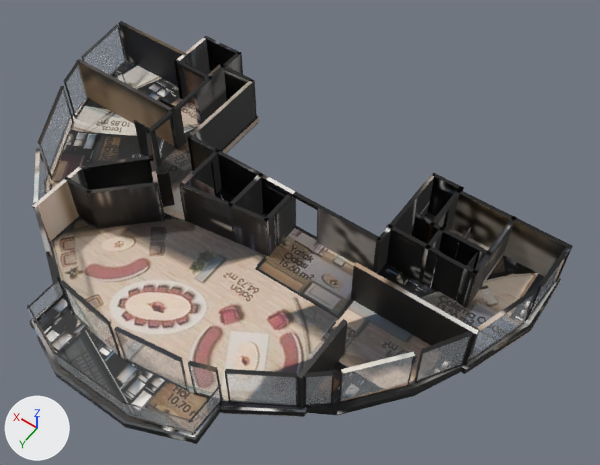
A saved change to the glTF model _bake/glb/gol-15/model.glb.
Before and after are seen from a 50 mm lens placed at (-14.3, 15.1, 27.5), pointed at (-2.3, -1.7, 1.1). Lighting does not change. The marker at lower left points along +X, +Y and +Z. The older version comes first. Where no turn or scale is listed for an object, it has been applied to the vertices. Vertices at exactly the same position are counted once.
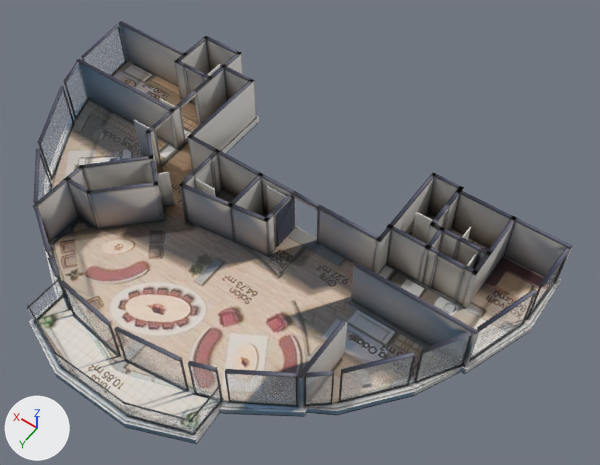
Diff of the bpy script that builds the scene:
```diff
--- a/_bake/glb/gol-15/model.glb.py
+++ b/_bake/glb/gol-15/model.glb.py
@@ mat_baked @@
 n3 = _N.new('ShaderNodeMapping'); n3.name = 'Mapping'
-n3.inputs[1].default_value = (0.0016, -14.95, 0.0)  # 'Location'
-n3.inputs[3].default_value = (15.93, 15.95, 1.0)  # 'Scale'
+n3.inputs[1].default_value = (0.00131, -14.96, 0.0)  # 'Location'
+n3.inputs[3].default_value = (15.64, 15.96, 1.0)  # 'Scale'
 n4 = _N.new('ShaderNodeUVMap'); n4.name = 'UV Map'
@@ me_mesh_0 @@
 # used by ob_mesh_0; location = (-11.75, 8.21, -0.36)
-me_mesh_0.from_pydata(...)  # 3628 vertices, 6328 faces; spans x 0.0..23.5, y -16.3..0.0, z 0.0..2.6
+me_mesh_0.from_pydata(...)  # 4306 vertices, 7824 faces; spans x 0.0..23.5, y -16.3..0.0, z 0.0..2.6
+# me_mesh_0 part 1: 13 vertices moved within x 2.5..23.1, y -11.4..-8.1, z 0.0..0.4; 4 vertices removed from x 15.8, y -1.2, z 0.4..1.4; 682 vertices added at x 1.3..23.1, y -16.2..-1.1, z 0.0..2.6
+# me_mesh_0 part 2: 4771 kept faces spanning x 0.0..23.4, y -16.3..0.0, z 0.0..2.6 get new texture (UV) coordinates
 me_mesh_0.materials.append(mat_baked)
```

Pixel boxes (x1, y1, x2, y2) of what changed, in the pictures (600 x 465 px):
'Mesh_0', surface changed (black to grey)
    both: (29, 21, 572, 444)
part 1 of me_mesh_0, reshaped
    before: (27, 186, 504, 406)
    after: (27, 36, 504, 444)
part 2 of me_mesh_0, surface changed
    both: (32, 21, 572, 435)
